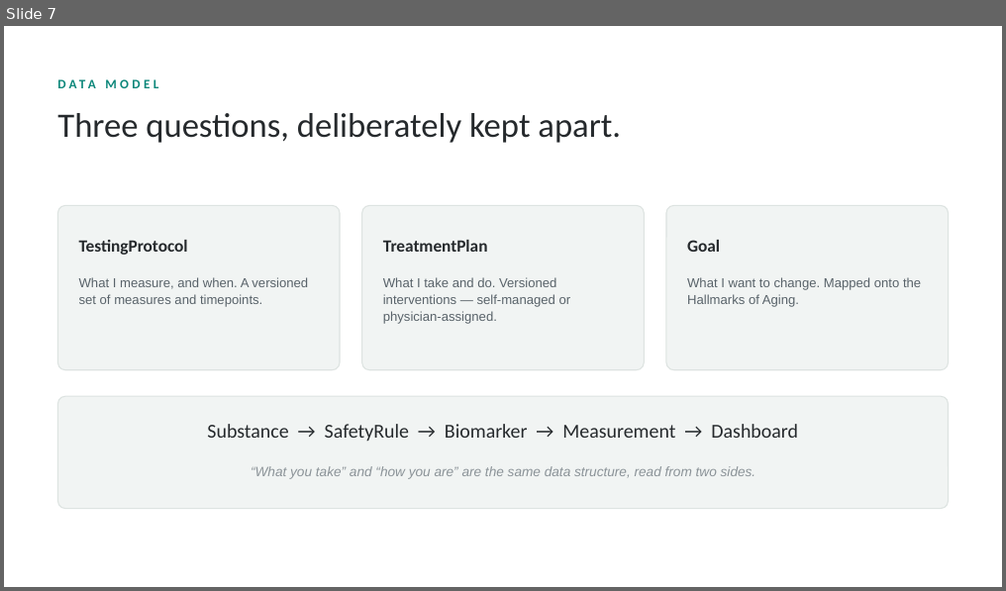
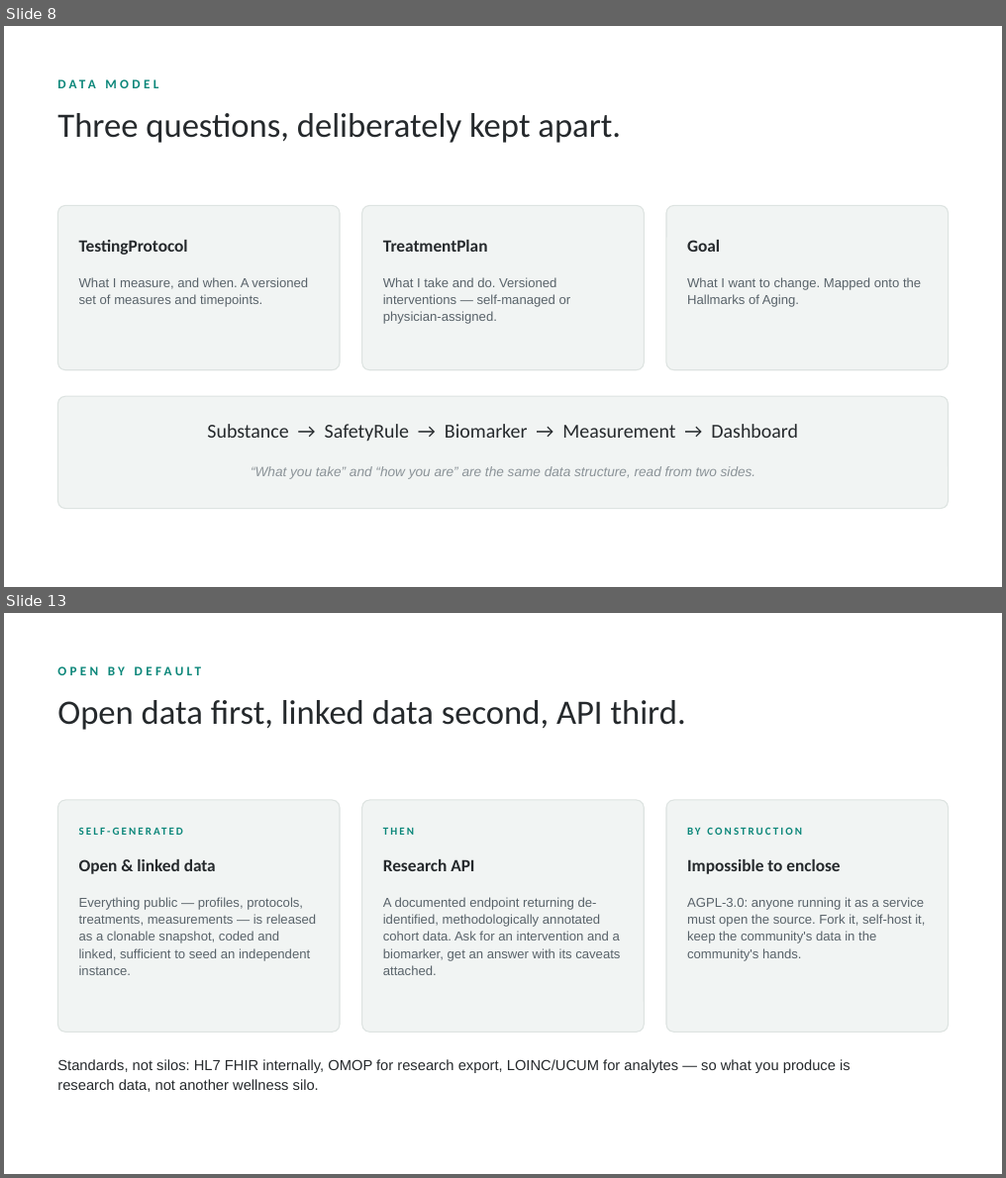
Before and after one commit to hackingbiology/biohackit, a slide deck: docs/presentation/biohackit-deck.pptx. Shown one above the other, each under a label of ours: slide 7 before the commit, slides 8 and 13 after it; the slides between them are not shown. The pictures are 1006x591 and 1006x1178 pixels, drawn with LibreOffice and Linux fonts; fonts in the diff are those of the drawing. Boxes give left, top, right and bottom in pixels: in the first picture for what was removed or moved away, otherwise in the second. Text is boxed around its words. In the diff, an @@ line names an element or a change of style, - is before the commit and + after.

```diff
--- a/docs/presentation/biohackit-deck.pptx
+++ b/docs/presentation/biohackit-deck.pptx
@@ slide 13 added at (4,613,1002,1174), background #FFFFFF @@
@@ text added at (108,666,125,675), 12.5 pt, text #0C877A, bold @@
+OPEN BY DEFAULT
@@ text added at (57,700,686,730), 33 pt, text #25292C @@
+Open data first, linked data second, API third.
@@ rounded rectangle added at (57,800,340,1032), fill #F1F4F3, outline #DDE3E1 1 pt @@
@@ rounded rectangle added at (361,800,644,1032), fill #F1F4F3, outline #DDE3E1 1 pt @@
@@ rounded rectangle added at (666,800,948,1032), fill #F1F4F3, outline #DDE3E1 1 pt @@
@@ text added at (79,821,319,841), 10.5 pt, text #0C877A, bold @@
+SELF-GENERATED
@@ text added at (383,828,414,835), 10.5 pt, text #0C877A, bold @@
+THEN
@@ text added at (687,827,802,835), 10.5 pt, text #0C877A, bold @@
+BY CONSTRUCTION
@@ text added at (79,860,216,874), 16.5 pt, text #25292C, bold @@
+Open & linked data
@@ text added at (383,860,474,871), 16.5 pt, text #25292C, bold @@
+Research API
@@ text added at (687,860,840,874), 16.5 pt, text #25292C, bold @@
+Impossible to enclose
@@ text added at (79,897,316,975), 12.5 pt, text #59636A @@
+Everything public — profiles, protocols, treatments, measurements — is released as a clonable snapshot, coded and linked, sufficient to seed an independent instance.
@@ text added at (383,897,620,975), 12.5 pt, text #59636A @@
+A documented endpoint returning de-identified, methodologically annotated cohort data. Ask for an intervention and a biomarker, get an answer with its caveats attached.
@@ text added at (687,897,925,961), 12.5 pt, text #59636A @@
+AGPL-3.0: anyone running it as a service must open the source. Fork it, self-host it, keep the community's data in the community's hands.
@@ text added at (57,1059,850,1092), 14 pt, text #25292C @@
+Standards, not silos: HL7 FHIR internally, OMOP for research export, LOINC/UCUM for analytes — so what you produce is research data, not another wellness silo.
@@ what was slide 7 is now slide 8 @@
```
Also in this commit, not shown: 8 slides changed, 5 other slides added, 5 slides removed, 1 other file.
